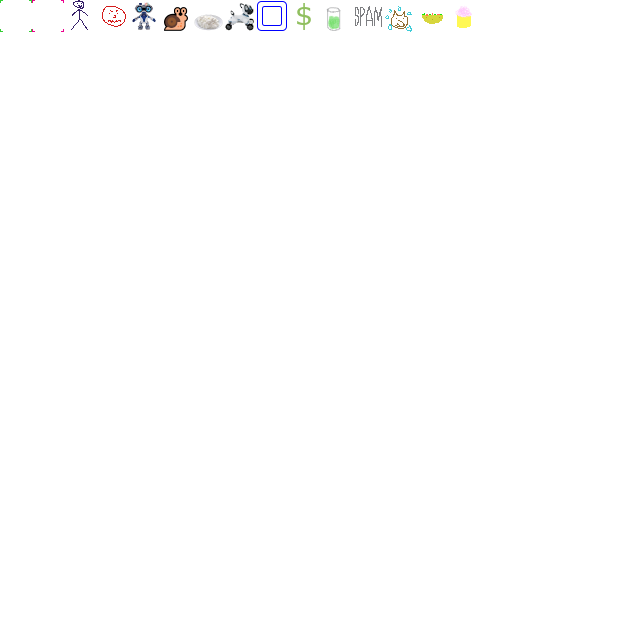
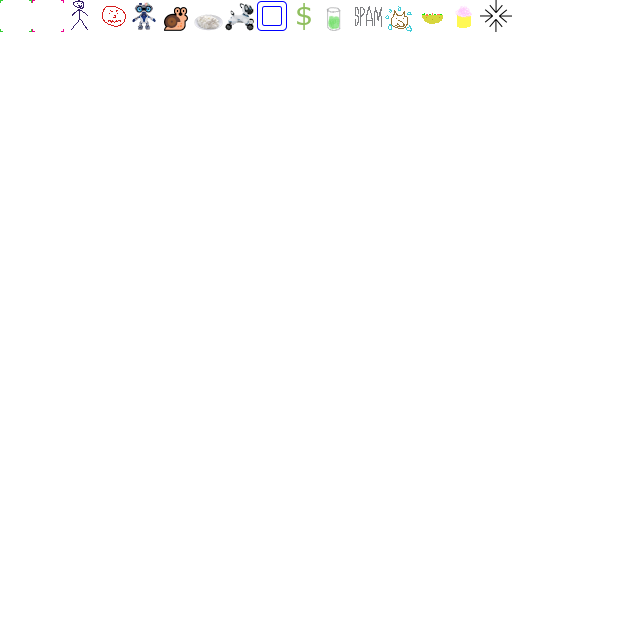
Layer changes from the first 640x640 image to the second:
added layer "Pasted Layer #1" above "background" over [480, 0, 512, 32]
